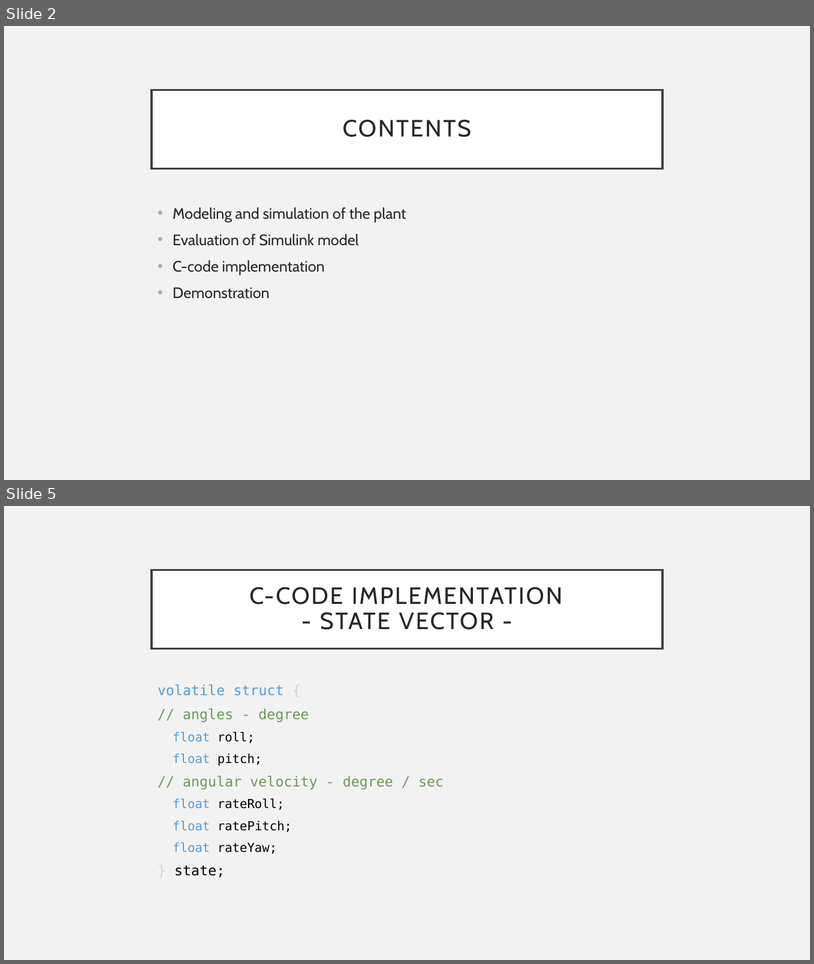
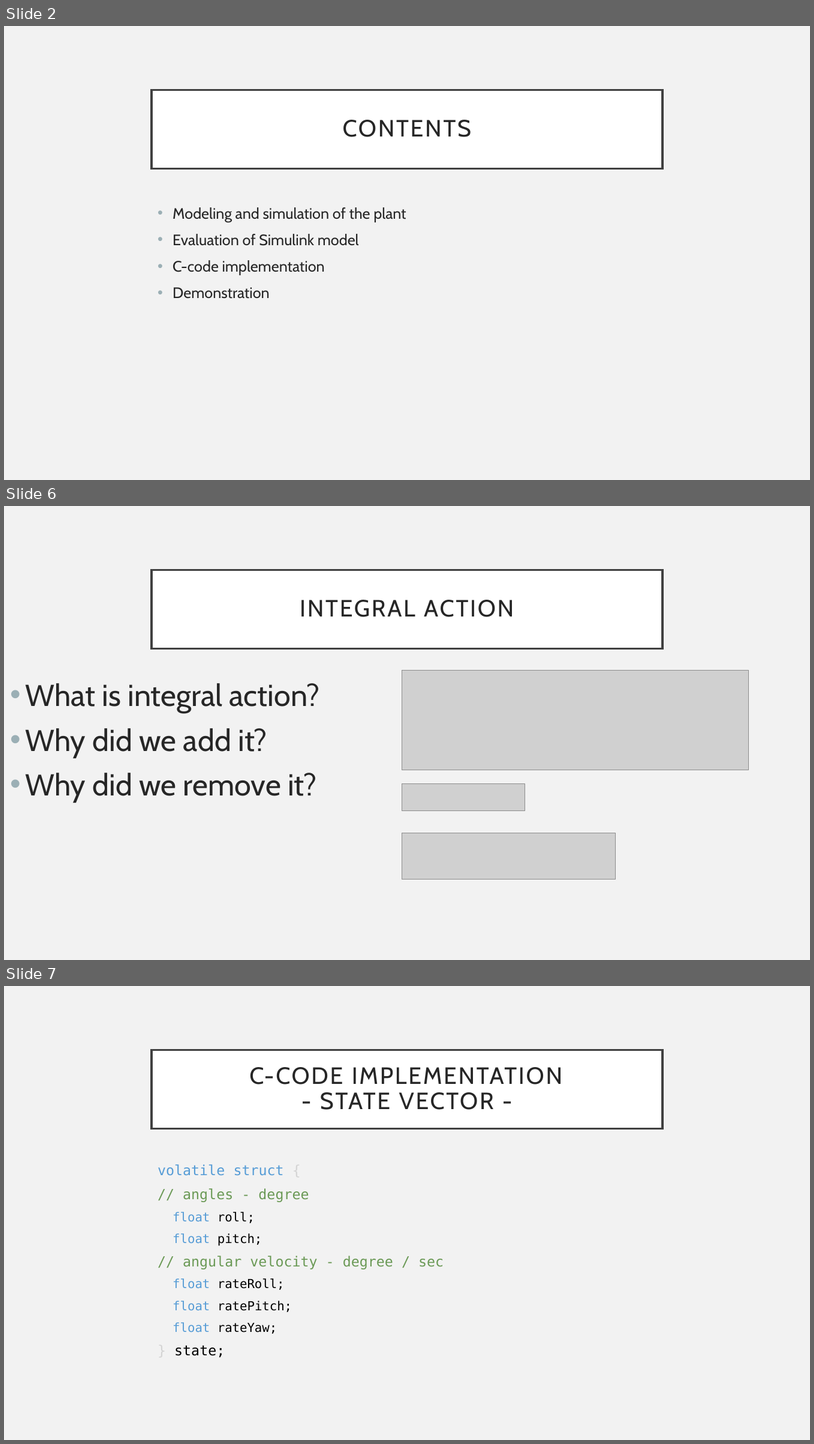
Before and after one commit to jonherz/quadcopter_g22, a slide deck: project_presentation/project_presentation.pptx. Shown one above the other, each under a label of ours: slides 2 and 5 before the commit, slides 2, 6 and 7 after it; the slides between them are not shown. The pictures are 814x964 and 814x1444 pixels, drawn with LibreOffice and Linux fonts; fonts in the diff are those of the drawing; grey boxes stand for pictures. Boxes give left, top, right and bottom in pixels: in the first picture for what was removed or moved away, otherwise in the second. Text is boxed around its words. In the diff, an @@ line names an element or a change of style, - is before the commit and + after.

```diff
--- a/project_presentation/project_presentation.pptx
+++ b/project_presentation/project_presentation.pptx
@@ slide 6 added at (4, 506, 810, 960), background #F2F2F2 @@
@@ title added at (152, 570, 663, 648), fill #FFFFFF, outline #404040 2.5 pt, 28 pt, text #262626 @@
+INTEGRAL ACTION
@@ text added at (25, 683, 320, 802), 36 pt, text #262626 @@
+• What is integral action?
+• Why did we add it?
+• Why did we remove it?
@@ picture added at (402, 670, 749, 769) @@
@@ picture added at (402, 784, 525, 810) @@
@@ picture added at (402, 833, 615, 879) @@
@@ what was slide 5 is now slide 7 @@
```
Also in this commit, not shown: 1 slide changed, 2 other slides added, 1 slide removed.
